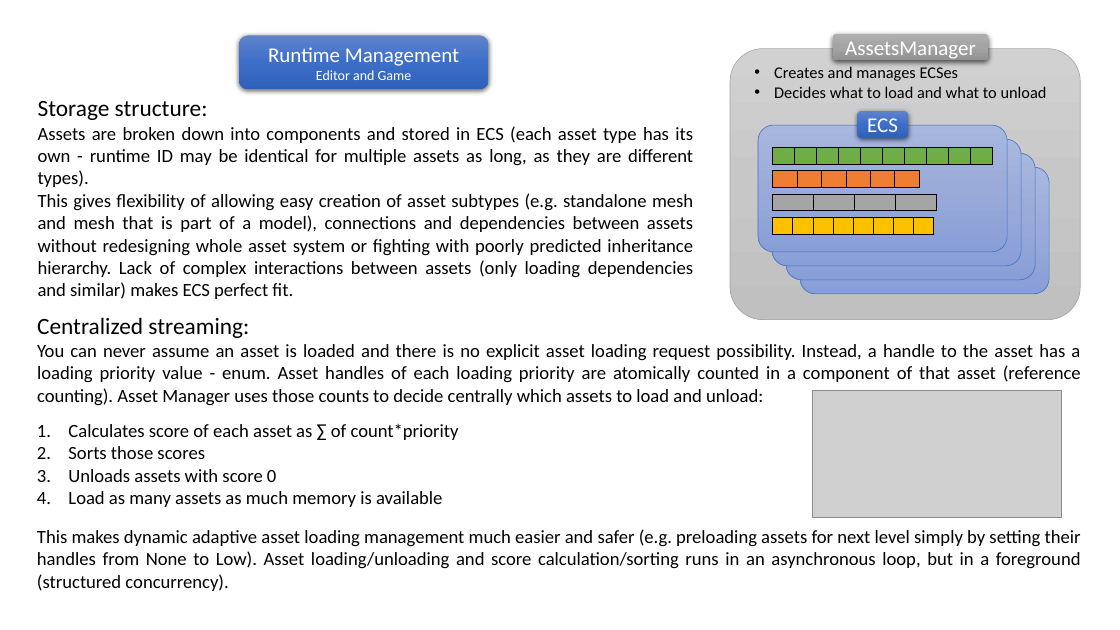
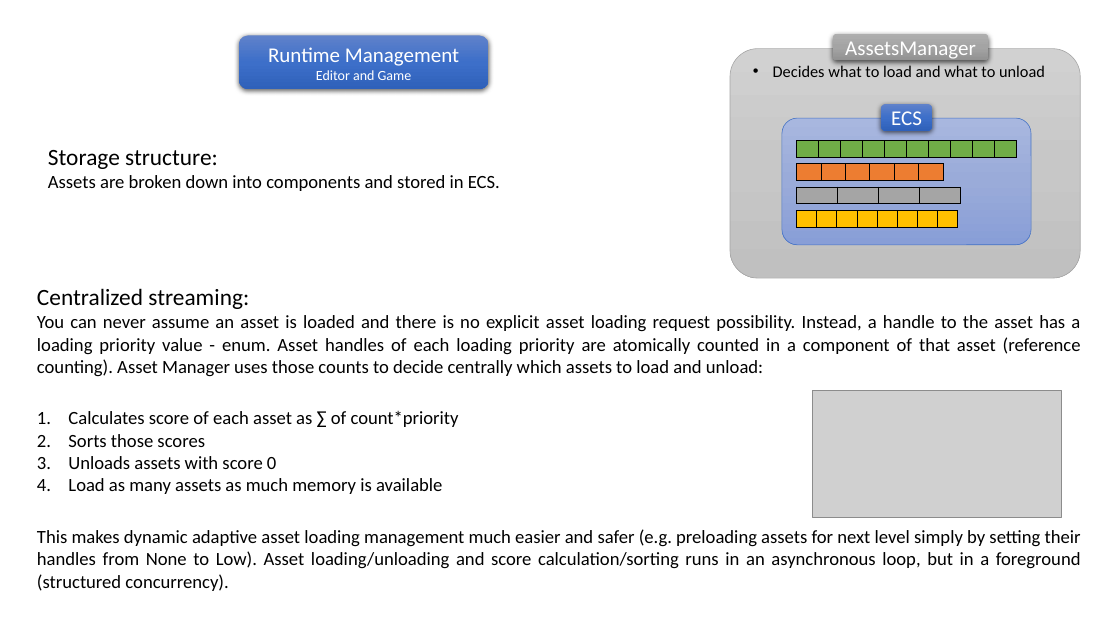
Before and after one commit to pawel-kaleta/FoolsEngine, a slide deck: slide 2 of Documentation/Asset Pipeline.pptx. Drawn at 1120x630 pixels with LibreOffice and Linux fonts; fonts in the diff are those of the drawing; grey boxes stand for pictures. Boxes give left, top, right and bottom in pixels: in the first picture for what was removed or moved away, otherwise in the second. Text is boxed around its words. In the diff, an @@ line names an element or a change of style, - is before the commit and + after.

Commit message:
Major asset system symplification - single registry

```diff
--- a/Documentation/Asset Pipeline.pptx
+++ b/Documentation/Asset Pipeline.pptx
@@ rounded rectangle "Decides what to load and ...": place and size @@
-rounded rectangle "Decides what to load and ..." at box(730, 49, 1081, 320)
+rounded rectangle "Decides what to load and ..." at box(730, 49, 1081, 278)
@@ text in rounded rectangle at box(774, 66, 959, 81): paragraph removed @@
-• Creates and manages ECSes
@@ text "Storage structure:": place and size @@
-text "Storage structure:" at box(38, 101, 693, 299)
+text "Storage structure:" at box(48, 150, 500, 191)
@@ rounded rectangle removed at box(772, 139, 1022, 266) @@
@@ table: place and size @@
-table at box(773, 148, 991, 165)
+table at box(797, 140, 1016, 157)
@@ text at box(48, 175, 500, 191): text changed @@
-Assets are broken down into components and stored in ECS (each asset type has its own - runtime ID may be identical for multiple assets as long, as they are different types).
-This gives flexibility of allowing easy creation of asset subtypes (e.g. standalone mesh and mesh that is part of a model), connections and dependencies between assets without redesigning whole asset system or fighting with poorly predicted inheritance hierarchy. Lack of complex interactions between assets (only loading dependencies and similar) makes ECS perfect fit.
+Assets are broken down into components and stored in ECS.
@@ rounded rectangle removed at box(786, 153, 1036, 280) @@
@@ 3 tables, 2 rounded rectangles: place and size @@
-3 tables, 2 rounded rectangles at box(758, 111, 1007, 252)
+3 tables, 2 rounded rectangles at box(782, 104, 1032, 245)
@@ rounded rectangle removed at box(800, 167, 1049, 294) @@
@@ text "Centralized streaming:": place and size @@
-text "Centralized streaming:" at box(37, 317, 1081, 406)
+text "Centralized streaming:" at box(37, 288, 1081, 377)
@@ text "Calculates score of each asset ...": place and size @@
-text "Calculates score of each asset ..." at box(68, 424, 459, 507)
+text "Calculates score of each asset ..." at box(68, 411, 459, 494)
```
Also in this commit, not shown: 20 other files.
